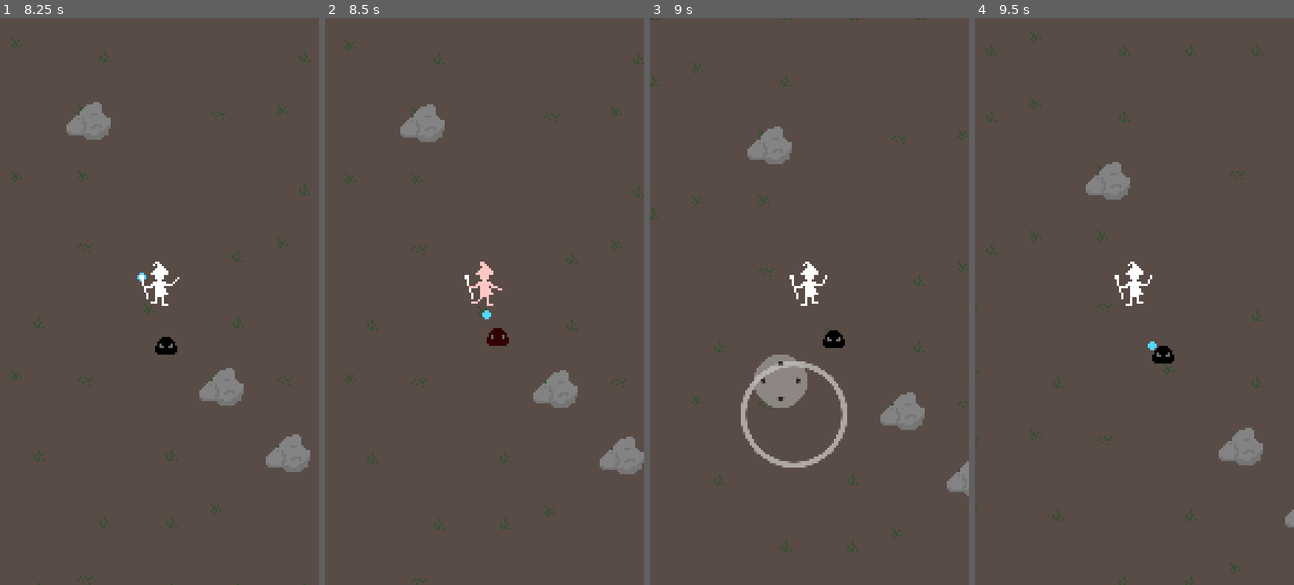
Above: before the commit, frames 1-4 (left to right).
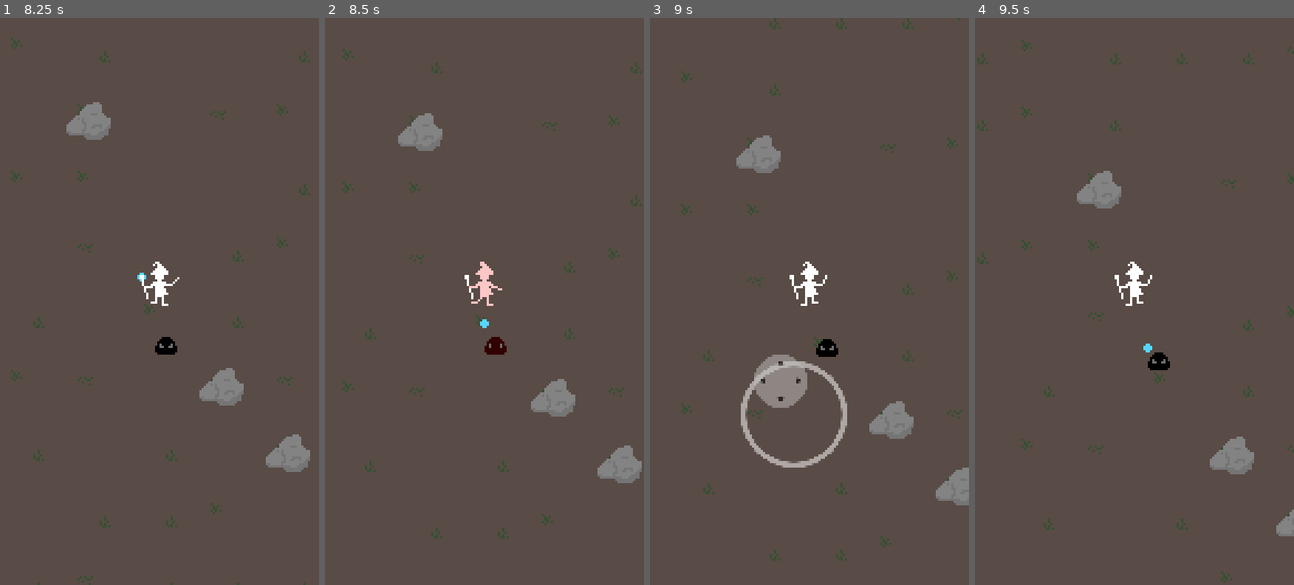
Above: after the commit, the same moments.

Repository: polyarik/wizard-legacy
Game: Godot game, scene res://scenes/main.tscn
Same seed, same stepped clock (60 frames per second), same inputs: the game is played once before the commit and once after it.
Inputs (mouse positions are in pixels of both pictures, inside the frame that each line leads up to):
- Up to frame 1 (8.25 s): move the mouse to (229, 273) at 0.52 s; hold Right (ui_right) 0.53-1.25 s; click (229, 273) at 0.67 s; drag from (95, 329) to (162, 295) at 1.27 s; move the mouse to (191, 176) at 2.02 s; hold Right (ui_right) 2.03-2.75 s; drag from (143, 414) to (162, 301) at 2.77 s; move the mouse to (255, 386) at 3.52 s; hold Left (ui_left) 3.53-4.25 s; drag from (63, 216) to (156, 301) at 4.27 s; move the mouse to (175, 301) at 5.02 s; hold Down (ui_down) 5.03-5.75 s; click (175, 301) at 5.17 s; drag from (111, 159) to (133, 273) at 5.77 s; move the mouse to (229, 273) at 6.52 s; hold Up (ui_up) 6.53-7.25 s; drag from (95, 329) to (143, 414) at 7.27 s; move the mouse to (191, 176) at 8.02 s; hold Down (ui_down) from 8.03 s (still down)
- Up to frame 2 (8.5 s): keep holding Down (ui_down)
- Up to frame 3 (9 s): release Down (ui_down) at 8.75 s; drag from (793, 414) to (713, 216) at 8.77 s
- Up to frame 4 (9.5 s): no input

Frame 1 is identical in both runs. In frame 2, 2.6% of the frame differs, in the area x 5-100%, y 3-100%; in frame 3, 2.7%, in the area x 0-100%, y 0-96%; in frame 4, 2.5%.

Commit message:
🔧 use hit/hurt areas for player-enemy collision

Diff:
--- a/scenes/location/characters/player/player.gd
+++ b/scenes/location/characters/player/player.gd
@@ -171,7 +171,10 @@
 
 
 # TODO - refresh hirtbox
-func _on_hirtbox_body_entered(body: Node2D) -> void:
+func _on_hirtbox_area_entered(area: Area2D):  # TODO - (area: Hitbox)  <- script for Hitbox
+	# TEMP
+	var body := area.get_parent()
+
 	if body.is_in_group("Enemy"):
 		#if body.target == self:
 		apply_damage(body.contact_damage)
--- a/scenes/location/characters/player/player.tscn
+++ b/scenes/location/characters/player/player.tscn
@@ -1,4 +1,4 @@
-[gd_scene load_steps=24 format=3]
+[gd_scene load_steps=24 format=3 uid="uid://ce2bb1q8h0iua"]
 
 [ext_resource type="Script" path="res://scenes/location/characters/player/player.gd" id="1_dxvgr"]
 [ext_resource type="Texture2D" uid="uid://dlg1p7m1cse3i" path="res://scenes/location/characters/player/player.png" id="3_e7se3"]
@@ -179,5 +179,5 @@
 wait_time = 0.5
 autostart = true
 
-[connection signal="body_entered" from="Hirtbox" to="." method="_on_hirtbox_body_entered"]
+[connection signal="area_entered" from="Hirtbox" to="." method="_on_hirtbox_area_entered"]
 [connection signal="animation_finished" from="PlayerAnimationTree" to="." method="_on_player_animation_tree_animation_finished"]
--- a/scenes/location/characters/slime/slime.tscn
+++ b/scenes/location/characters/slime/slime.tscn
@@ -1,24 +1,7 @@
-[gd_scene load_steps=14 format=3]
+[gd_scene load_steps=14 format=3 uid="uid://4ahr3e07oymh"]
 
 [ext_resource type="Script" path="res://scenes/location/characters/slime/slime.gd" id="1_4spfw"]
 [ext_resource type="Texture2D" uid="uid://cwcnlue1vquf1" path="res://scenes/location/characters/slime/slime.png" id="2_vpgo5"]
-
-[sub_resource type="Animation" id="Animation_l4fe6"]
-resource_name = "idle"
-length = 0.3
-loop_mode = 1
-tracks/0/type = "value"
-tracks/0/imported = false
-tracks/0/enabled = true
-tracks/0/path = NodePath("SlimeSprite:frame")
-tracks/0/interp = 1
-tracks/0/loop_wrap = true
-tracks/0/keys = {
-"times": PackedFloat32Array(0),
-"transitions": PackedFloat32Array(1),
-"update": 1,
-"values": [0]
-}
 
 [sub_resource type="Animation" id="Animation_diosr"]
 length = 0.001
@@ -49,6 +32,23 @@
 "transitions": PackedFloat32Array(1),
 "update": 1,
 "values": [1]
+}
+
+[sub_resource type="Animation" id="Animation_l4fe6"]
+resource_name = "idle"
+length = 0.3
+loop_mode = 1
+tracks/0/type = "value"
+tracks/0/imported = false
+tracks/0/enabled = true
+tracks/0/path = NodePath("SlimeSprite:frame")
+tracks/0/interp = 1
+tracks/0/loop_wrap = true
+tracks/0/keys = {
+"times": PackedFloat32Array(0),
+"transitions": PackedFloat32Array(1),
+"update": 1,
+"values": [0]
 }
 
 [sub_resource type="AnimationLibrary" id="AnimationLibrary_5qfrk"]
@@ -104,6 +104,7 @@
 position = Vector2(0, -2)
 collision_layer = 4
 collision_mask = 0
+monitoring = false
 
 [node name="SlimeShape2" type="CollisionPolygon2D" parent="Hitbox"]
 position = Vector2(0, 2)
--- a/scenes/location/particles/magic_missile/magic_missile.gd
+++ b/scenes/location/particles/magic_missile/magic_missile.gd
@@ -11,6 +11,7 @@
 	position += direction * speed * delta
 
 
+# TODO - detect collision with Hurtbox and disable "monitorable"
 func _on_body_entered(body: Node2D) -> void:
 	if body == spawned_from:
 		return
@@ -25,6 +26,9 @@
 	# TODO - play "destroy" animation
 
 
+# TODO? - separate Static cillision detection
+
+
 func _on_lifetime_timer_timeout():
 	# TODO - play "fade" animation
 	queue_free()
--- a/scenes/location/static/rock.tscn
+++ b/scenes/location/static/rock.tscn
@@ -1,4 +1,4 @@
-[gd_scene load_steps=2 format=3]
+[gd_scene load_steps=2 format=3 uid="uid://dqm4p0r20m25u"]
 
 [ext_resource type="Texture2D" uid="uid://e387x0doucif" path="res://scenes/location/static/rock.png" id="1_nix4c"]
 
Not shown: 1 places in scenes/location/location.tscn that only renumber resources
